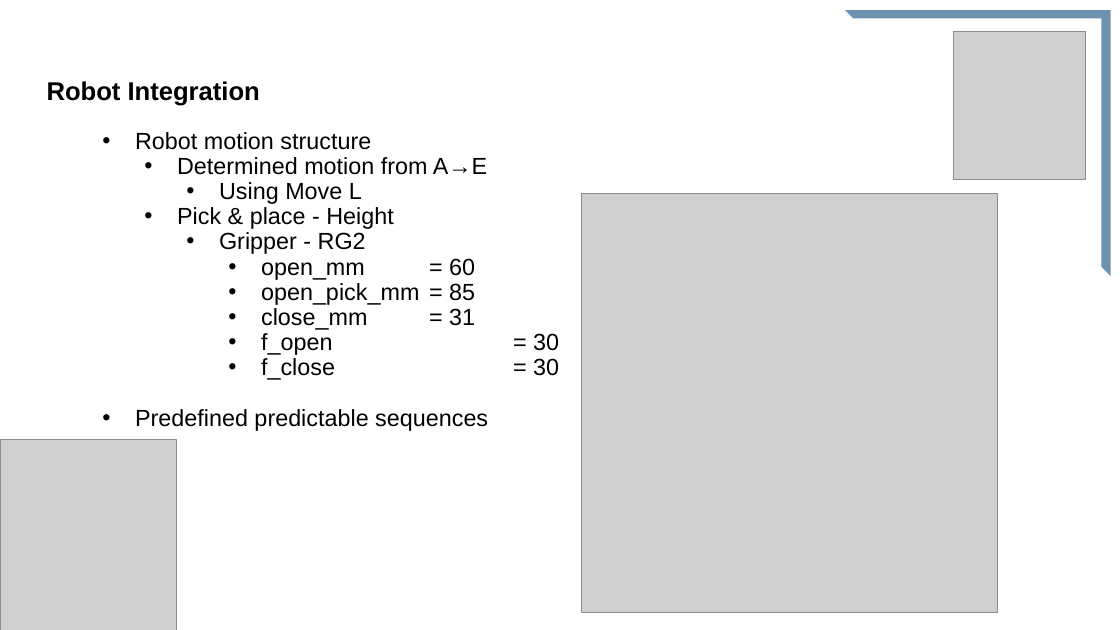
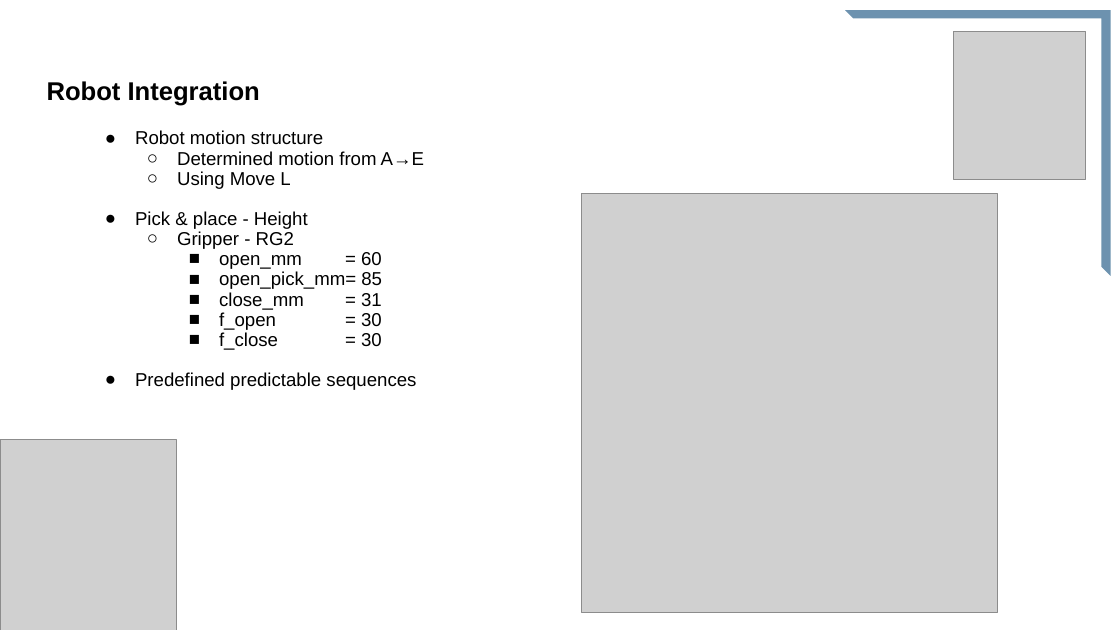
Before and after one commit to Marius36912/InventorySystem2-kopi, a slide deck: slide 15 of Doc/Præsentation grp. 1.pptx (slide 14 before the commit). Drawn at 1120x630 pixels with LibreOffice and Linux fonts; fonts in the diff are those of the drawing; grey boxes stand for pictures. Boxes give left, top, right and bottom in pixels: in the first picture for what was removed or moved away, otherwise in the second. Text is boxed around its words. In the diff, an @@ line names an element or a change of style, - is before the commit and + after.

```diff
--- a/Doc/Præsentation grp. 1.pptx
+++ b/Doc/Præsentation grp. 1.pptx
@@ text at [135,130,424,390]: size 20 to 16 pt; bullet • to ●; bullet • to ○; list level 3 to 2 in "Using Move L"; list level 2 to 1 in "Pick & place - Height"; list level 3 to 2 in "Gripper - RG2"; bullet • to ■; list level 4 to 3 in "open_mm = 60"; list level 4 to 3 in "close_mm = 31"; list level 4 to 3 in "f_open = 30"; list level 4 to 3 in "f_close = 30" @@
@@ text at [219,271,382,289]: text changed; size 20 to 16 pt @@
-      • open_pick_mm = 85
+    ■ open_pick_mm= 85
```
Also in this commit, not shown: 13 other slides changed, 5 slides added, 2 slides removed, 1 other file.
